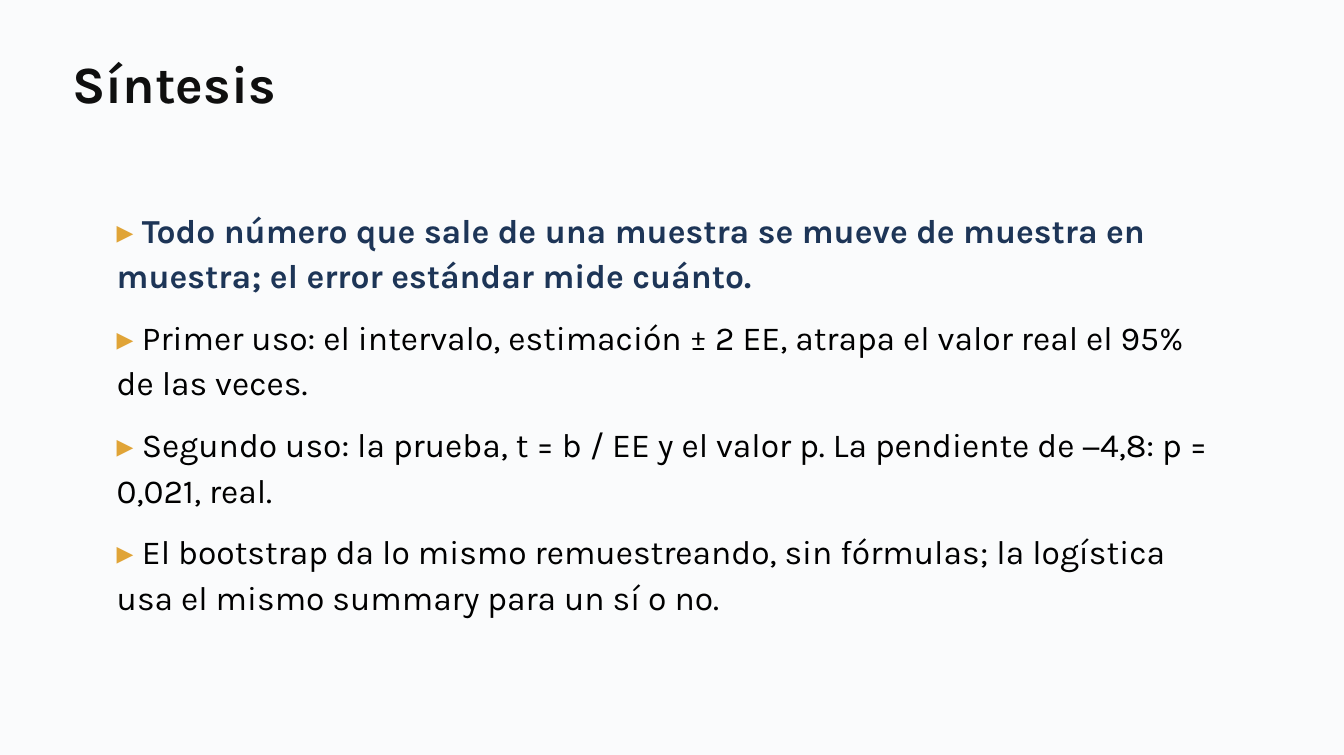
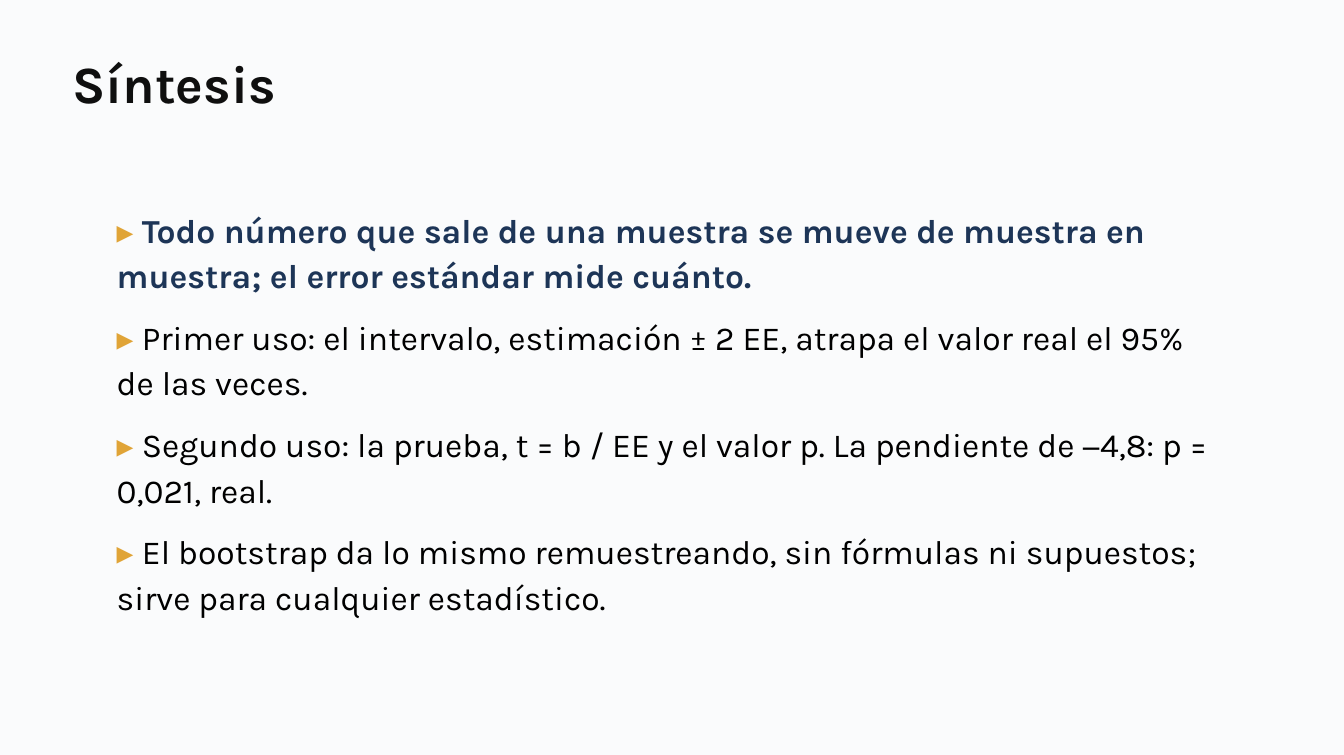
Before and after one commit to daniopitz/diplomado-cdd, a slide deck: slide 45 of presentaciones/clase05_probabilidad_inferencia.pptx (slide 52 before the commit). Drawn at 1344x755 pixels with LibreOffice and Linux fonts; fonts in the diff are those of the drawing. Boxes give left, top, right and bottom in pixels: in the first picture for what was removed or moved away, otherwise in the second. Text is boxed around its words. In the diff, an @@ line names an element or a change of style, - is before the commit and + after.

```diff
--- a/presentaciones/clase05_probabilidad_inferencia.pptx
+++ b/presentaciones/clase05_probabilidad_inferencia.pptx
@@ text at [117,538,1196,618]: text changed @@
-▸ El bootstrap da lo mismo remuestreando, sin fórmulas; la logística usa el mismo summary para un sí o no.
+▸ El bootstrap da lo mismo remuestreando, sin fórmulas ni supuestos; sirve para cualquier estadístico.
```
Also in this commit, not shown: 2 other slides changed, 7 slides removed, 8 other files.
